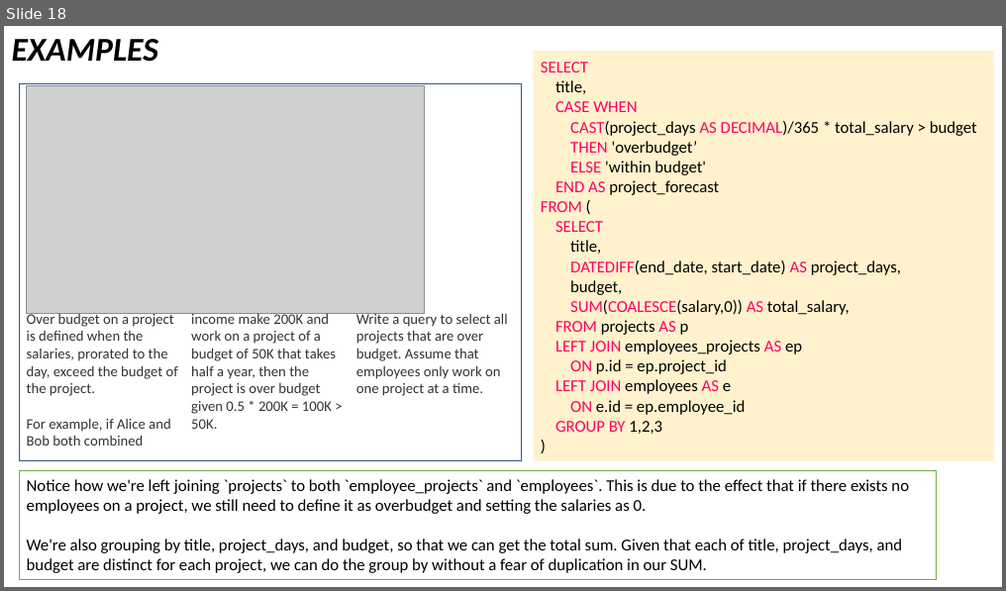
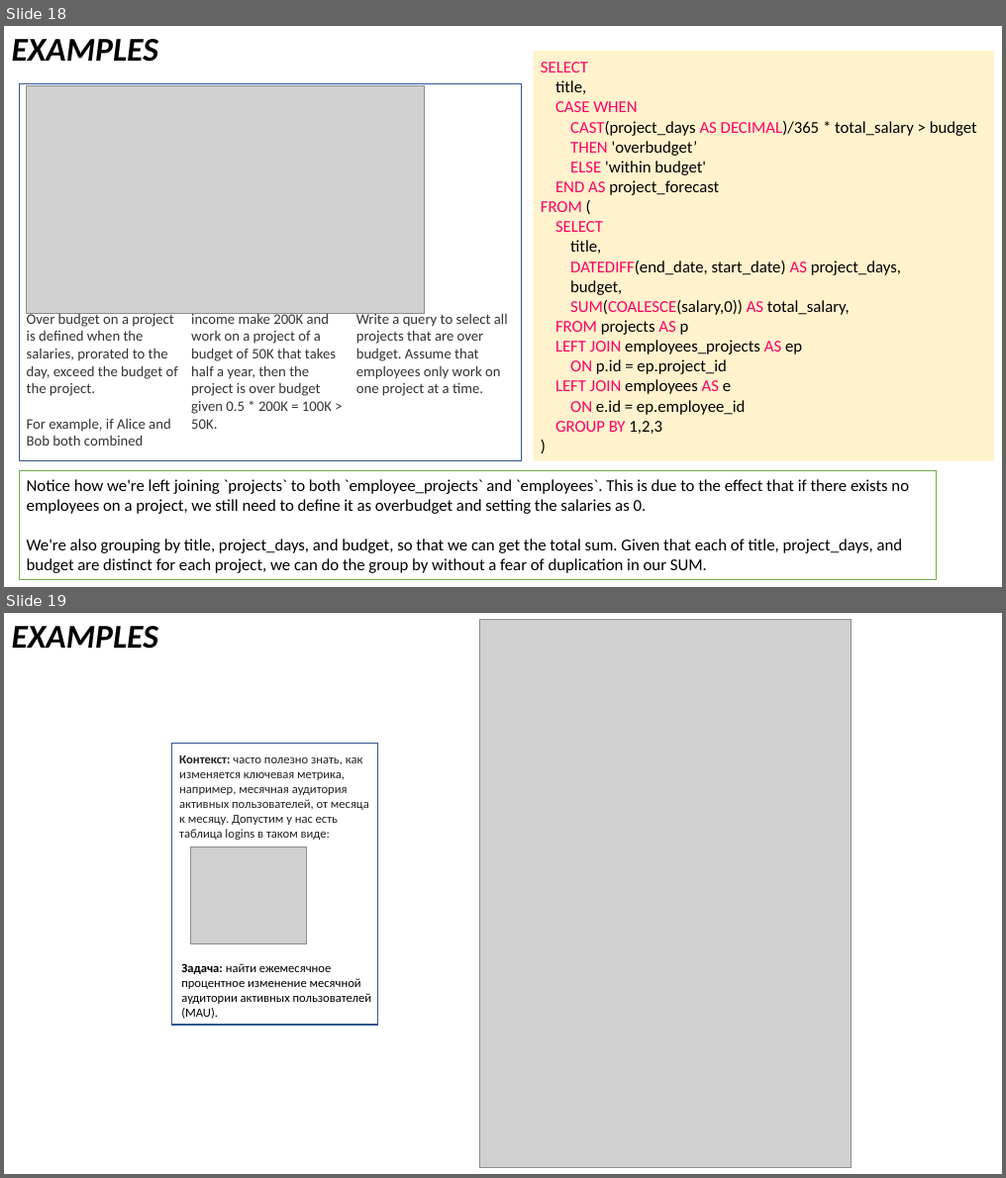
Before and after one commit to v-popov/ds_cheat_sheets, a slide deck: SQL/sql_map.pptx. Shown one above the other, each under a label of ours: slide 18 before the commit, slides 18 and 19 after it. The pictures are 1006x591 and 1006x1178 pixels, drawn with LibreOffice and Linux fonts; fonts in the diff are those of the drawing; grey boxes stand for pictures. Boxes give left, top, right and bottom in pixels: in the first picture for what was removed or moved away, otherwise in the second. Text is boxed around its words. In the diff, an @@ line names an element or a change of style, - is before the commit and + after.

```diff
--- a/SQL/sql_map.pptx
+++ b/SQL/sql_map.pptx
@@ slide 19 added at box(4, 613, 1002, 1174), background #FFFFFF @@
@@ text added at box(12, 626, 158, 649), 32 pt, text #000000, bold, italic @@
+EXAMPLES
@@ picture added at box(480, 619, 851, 1167) @@
@@ group added at box(171, 744, 377, 1025): 2 rectangles, 1 picture, 1 text @@
+Контекст: часто полезно знать, как изменяется ключевая метрика, например, месячная аудитория активных пользователей, от месяца к месяцу. Допустим у нас есть таблица logins в таком виде:
+Задача: найти ежемесячное процентное изменение месячной аудитории активных пользователей (MAU).
```
Also in this commit, not shown: 1 other slide added, 1 other file.
